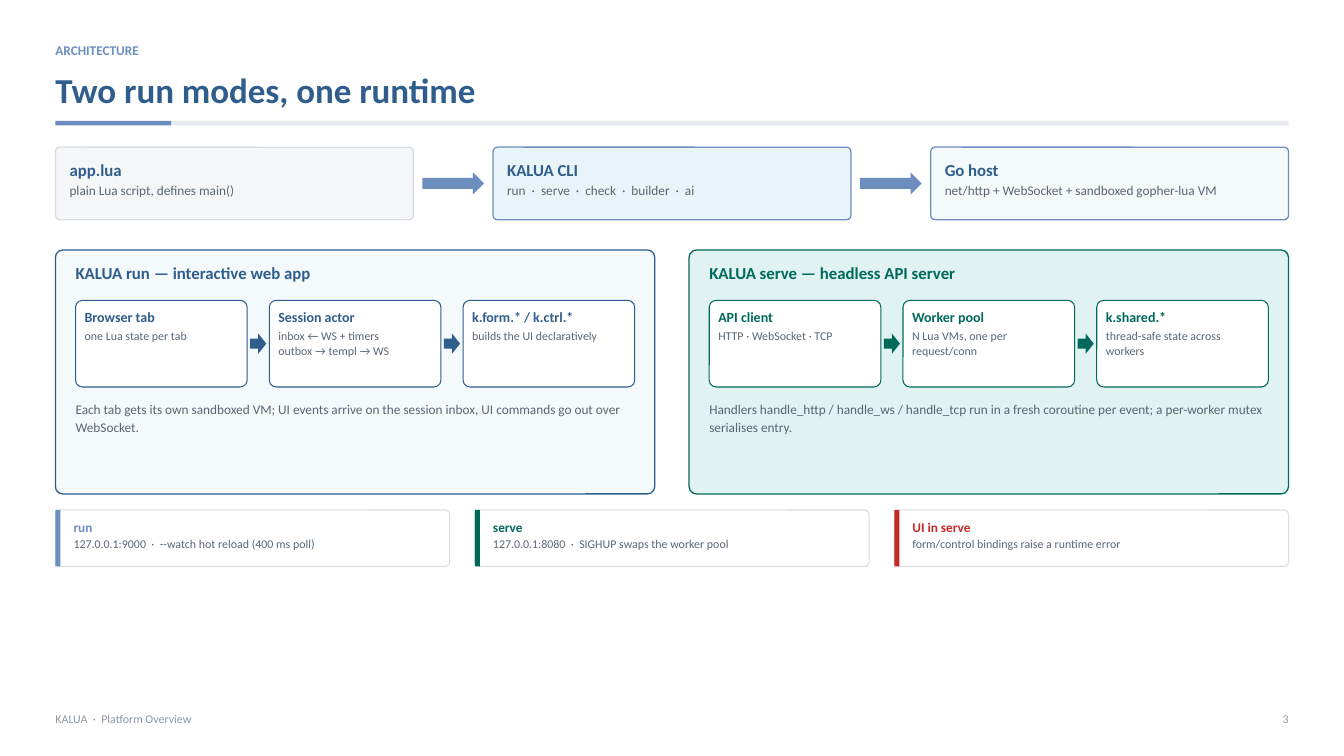
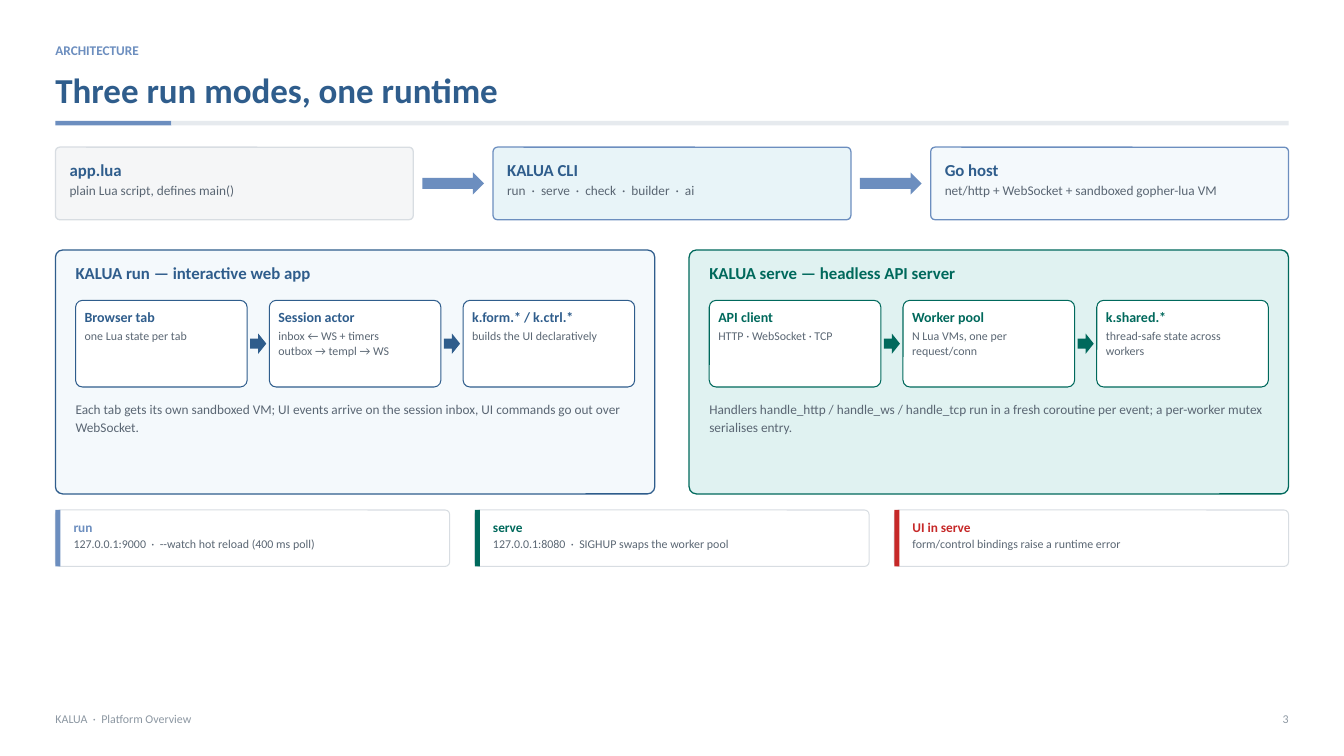
Before and after one commit to MichalHerstus/kalua, a slide deck: slide 3 of docs/kalua-platform-overview.pptx. Drawn at 1344x756 pixels with LibreOffice and Linux fonts; fonts in the diff are those of the drawing. Boxes give left, top, right and bottom in pixels: in the first picture for what was removed or moved away, otherwise in the second. Text is boxed around its words. In the diff, an @@ line names an element or a change of style, - is before the commit and + after.

Commit message:
docs: update platform overview PPTX with WASM mode
- Slide 1: 'One binary, five surfaces' (was four); CLI now lists wasm-bundle/relay
- Slide 2: Added browser-native WASM bullet with wa-sqlite and relay
- Slide 3: 'Three run modes, one runtime'; added wasm to architecture
- Slide 4: Added wasm-bundle and relay commands with descriptions
- Slide 12: Added WASM API section with k.connect_sqlite, k.db_*, IndexedDB, localStorage, fetch, relay, etc.

```diff
--- a/docs/kalua-platform-overview.pptx
+++ b/docs/kalua-platform-overview.pptx
@@ text at (55,78,498,108): text changed @@
-Two run modes, one runtime
+Three run modes, one runtime
```
Also in this commit, not shown: 3 other slides changed.
